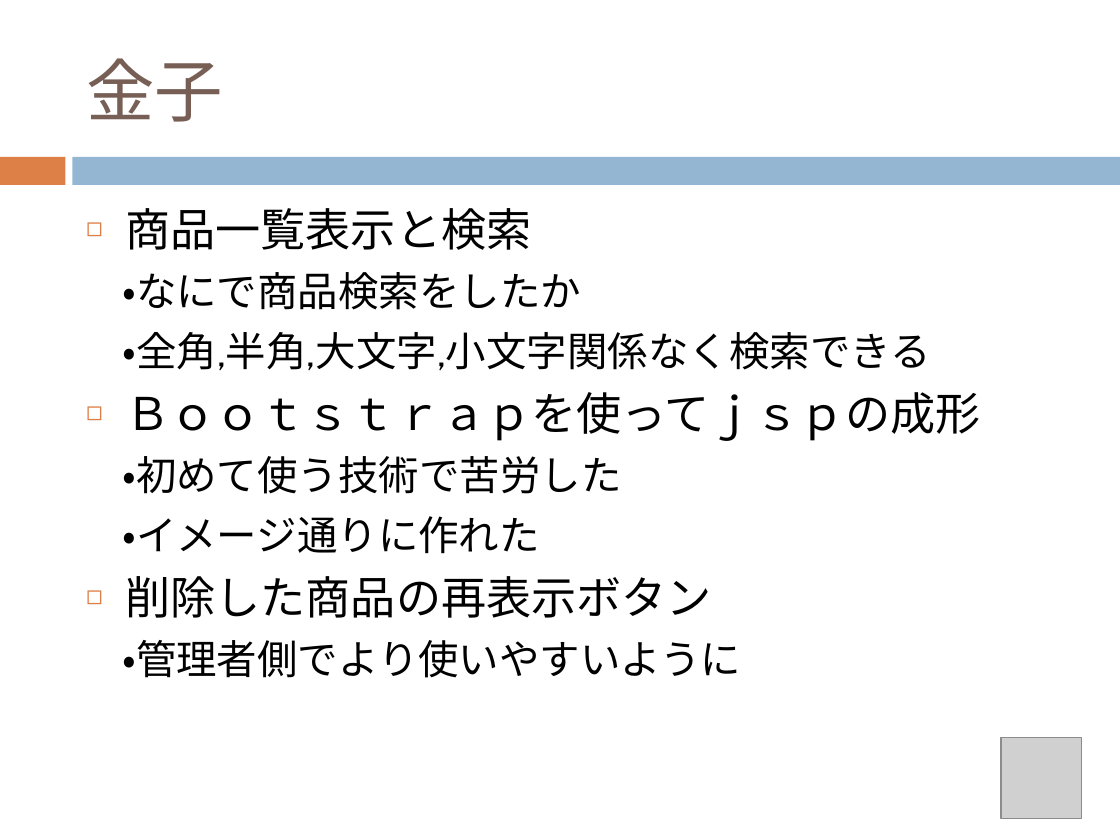
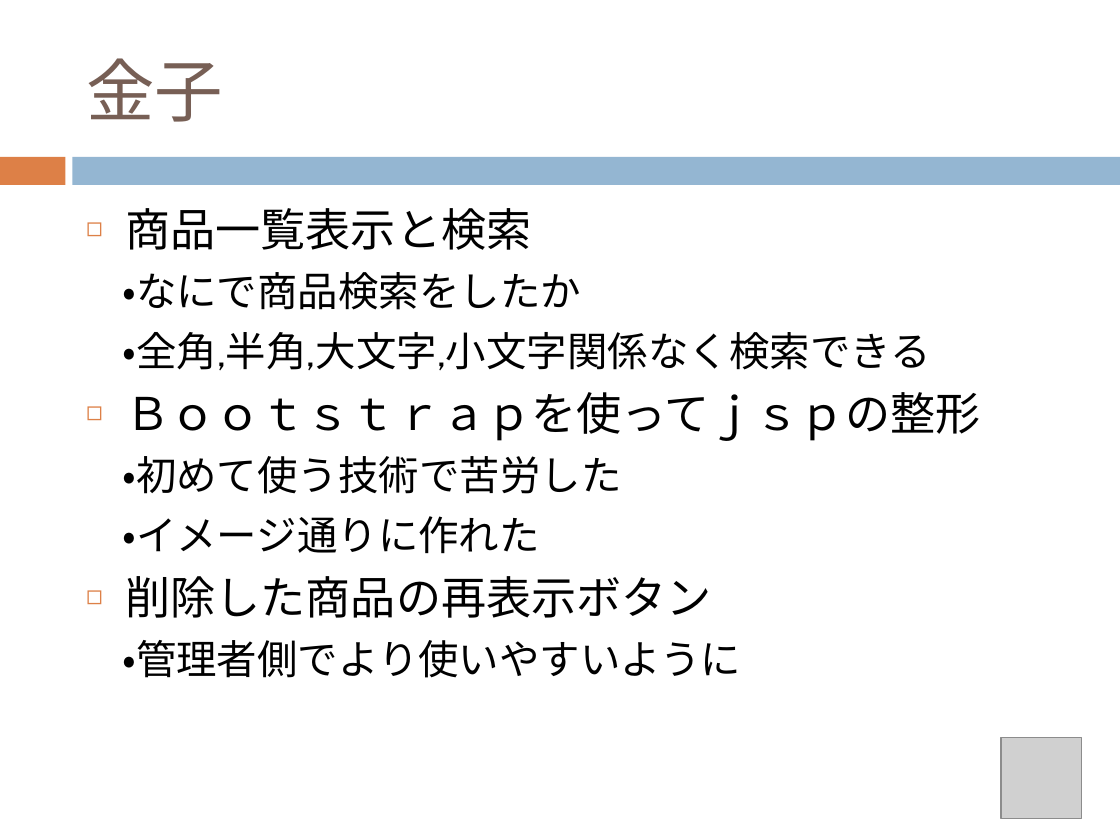
Before and after one commit to chocomegane/springC, a slide deck: slide 16 of document/ECサイト.pptx. Drawn at 1120x840 pixels with LibreOffice and Linux fonts; fonts in the diff are those of the drawing; grey boxes stand for pictures. Boxes give left, top, right and bottom in pixels: in the first picture for what was removed or moved away, otherwise in the second. Text is boxed around its words. In the diff, an @@ line names an element or a change of style, - is before the commit and + after.

```diff
--- a/document/ECサイト.pptx
+++ b/document/ECサイト.pptx
@@ text at (125, 392, 980, 441): text changed @@
-◻ Ｂｏｏｔｓｔｒａｐを使ってｊｓｐの成形
+◻ Ｂｏｏｔｓｔｒａｐを使ってｊｓｐの整形
```
Also in this commit, not shown: 9 other slides changed, 1 slide added, 1 slide removed, 6 other files.
